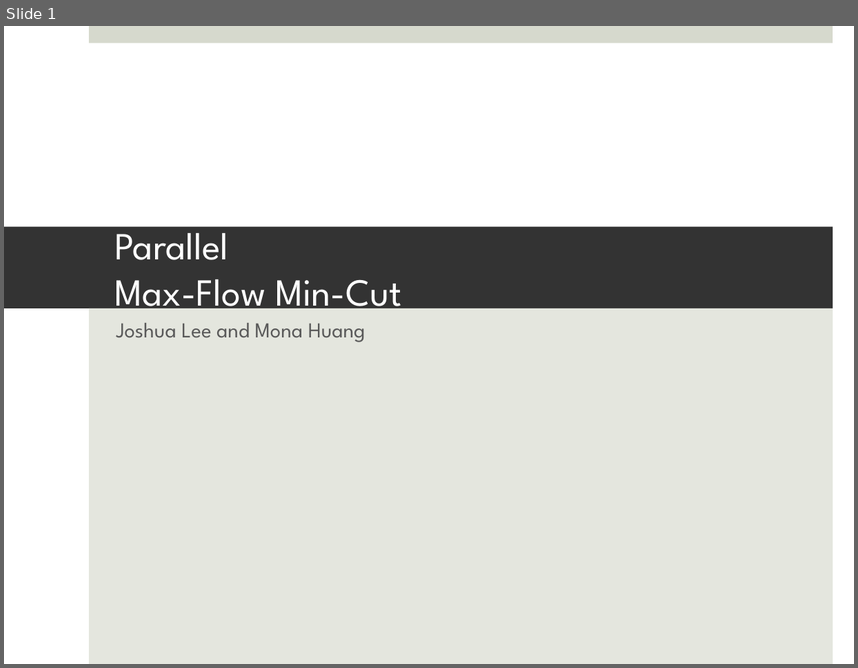
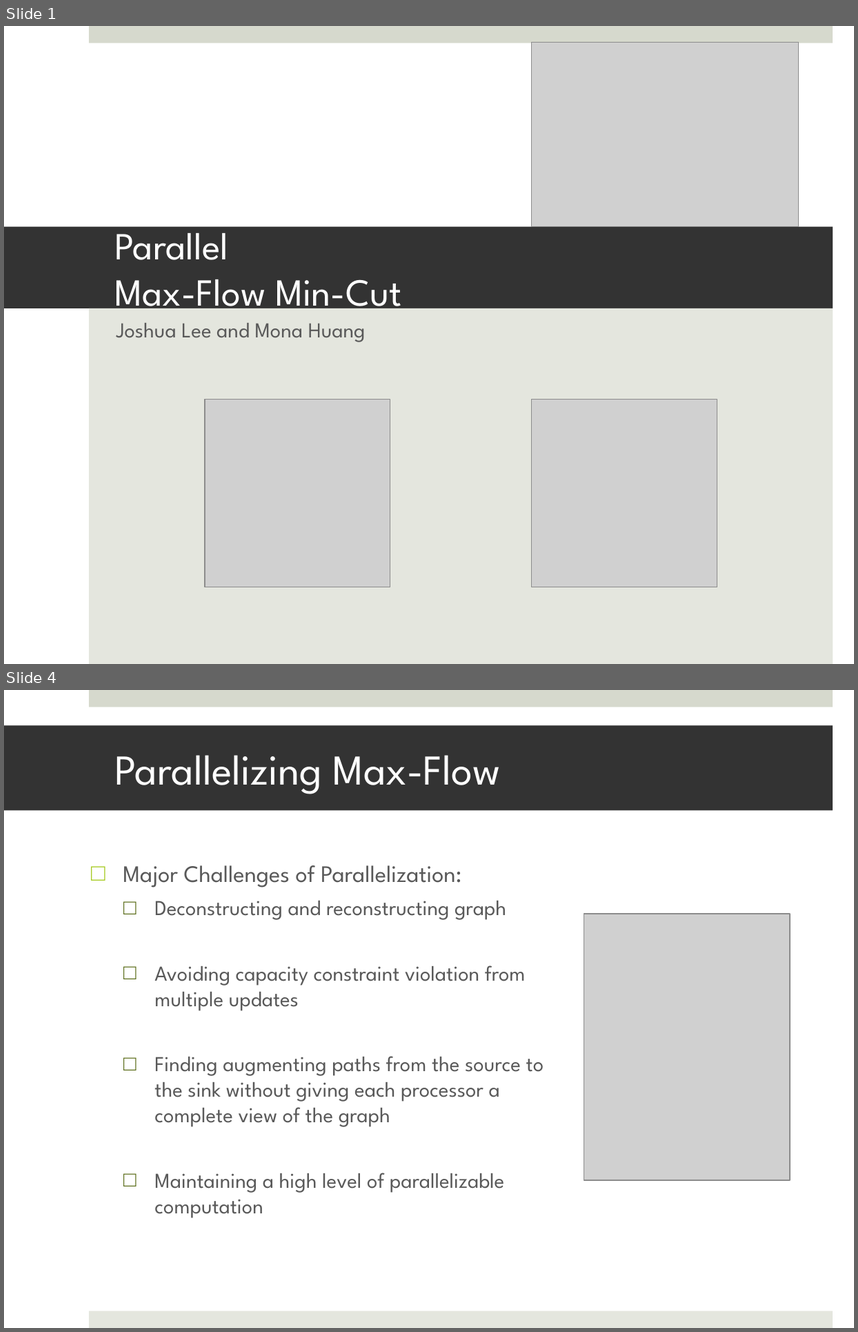
Before and after one commit to joshualee/cs205_final_project, a slide deck: Video Presentation.pptx. Shown one above the other, each under a label of ours: slide 1 before the commit, slides 1 and 4 after it; the slides between them are not shown. The pictures are 858x668 and 858x1332 pixels, drawn with LibreOffice and Linux fonts; fonts in the diff are those of the drawing; grey boxes stand for pictures. Boxes give left, top, right and bottom in pixels: in the first picture for what was removed or moved away, otherwise in the second. Text is boxed around its words. In the diff, an @@ line names an element or a change of style, - is before the commit and + after.

```diff
--- a/Video Presentation.pptx
+++ b/Video Presentation.pptx
@@ slide 4 added at [4,690,854,1328], background #FFFFFF; not listed: 2 template elements that a slide beside it also shows @@
@@ title added at [4,726,833,811], fill #333333, 36 pt, text #FFFFFF @@
+Parallelizing Max-Flow
@@ text added at [123,865,544,1218], 18 pt, text #595959 @@
+□ Major Challenges of Parallelization:
+  □ Deconstructing and reconstructing graph
+  □ Avoiding capacity constraint violation from multiple updates
+  □ Finding augmenting paths from the source to the sink without giving each processor a complete view of the graph
+  □ Maintaining a high level of parallelizable computation
@@ picture added at [584,914,791,1180] @@
@@ slide 1 changed as well @@
@@ picture added at [532,42,799,227] @@
@@ picture added at [205,399,390,587] @@
@@ picture added at [532,399,717,587] @@
```
Also in this commit, not shown: 1 other slide changed, 2 other slides added, 1 slide removed.
